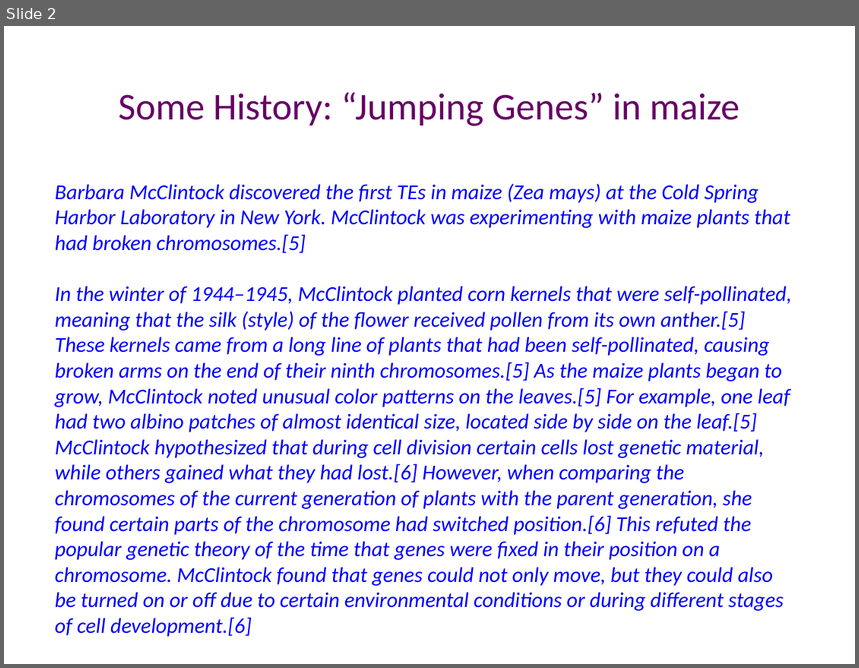
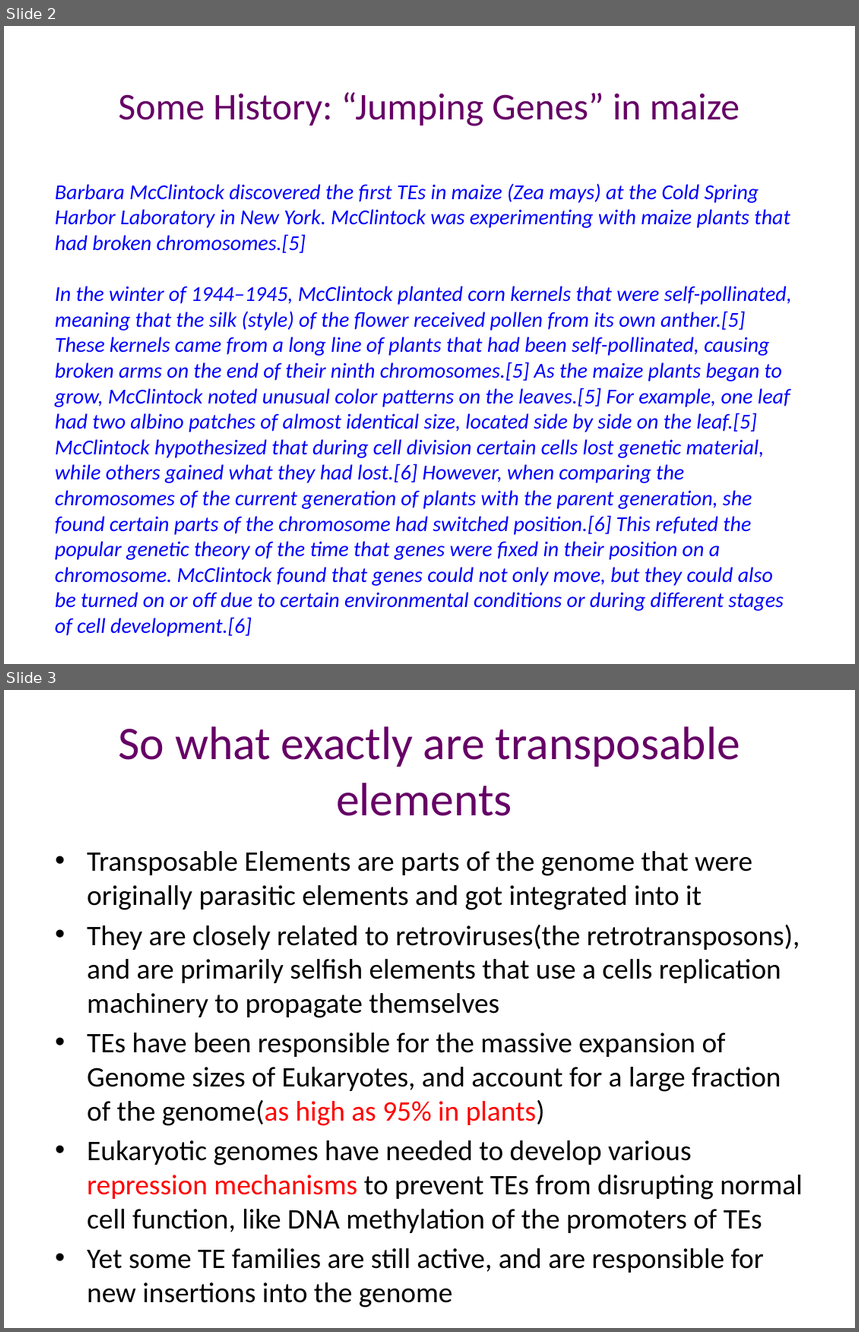
Before and after one commit to manyu90/Journal-Club-presentations, a slide deck: Nov6_2018_Computational_tools_unmasking_TEs/transposable_elements.pptx. Shown one above the other, each under a label of ours: slide 2 before the commit, slides 2 and 3 after it. The pictures are 859x668 and 859x1332 pixels, drawn with LibreOffice and Linux fonts; fonts in the diff are those of the drawing. Boxes give left, top, right and bottom in pixels: in the first picture for what was removed or moved away, otherwise in the second. Text is boxed around its words. In the diff, an @@ line names an element or a change of style, - is before the commit and + after.

```diff
--- a/Nov6_2018_Computational_tools_unmasking_TEs/transposable_elements.pptx
+++ b/Nov6_2018_Computational_tools_unmasking_TEs/transposable_elements.pptx
@@ slide 3 added at <box>4,690,855,1328</box>, background #FFFFFF @@
@@ title added at <box>118,726,740,816</box>, 39.6 pt, text #660066 @@
+So what exactly are transposable elements
@@ text added at <box>87,851,802,1308</box>, 24 pt, text #000000 @@
+• Transposable Elements are parts of the genome that were originally parasitic elements and got integrated into it
+• They are closely related to retroviruses(the retrotransposons), and are primarily selfish elements that use a cells replication machinery to propagate themselves
+• TEs have been responsible for the massive expansion of Genome sizes of Eukaryotes, and account for a large fraction of the genome(as high as 95% in plants)
+• Eukaryotic genomes have needed to develop various repression mechanisms to prevent TEs from disrupting normal cell function, like DNA methylation of the promoters of TEs
+• Yet some TE families are still active, and are responsible for new insertions into the genome
```
Also in this commit, not shown: 1 slide changed, 12 other slides added, 2 slides removed, 8 other files.
